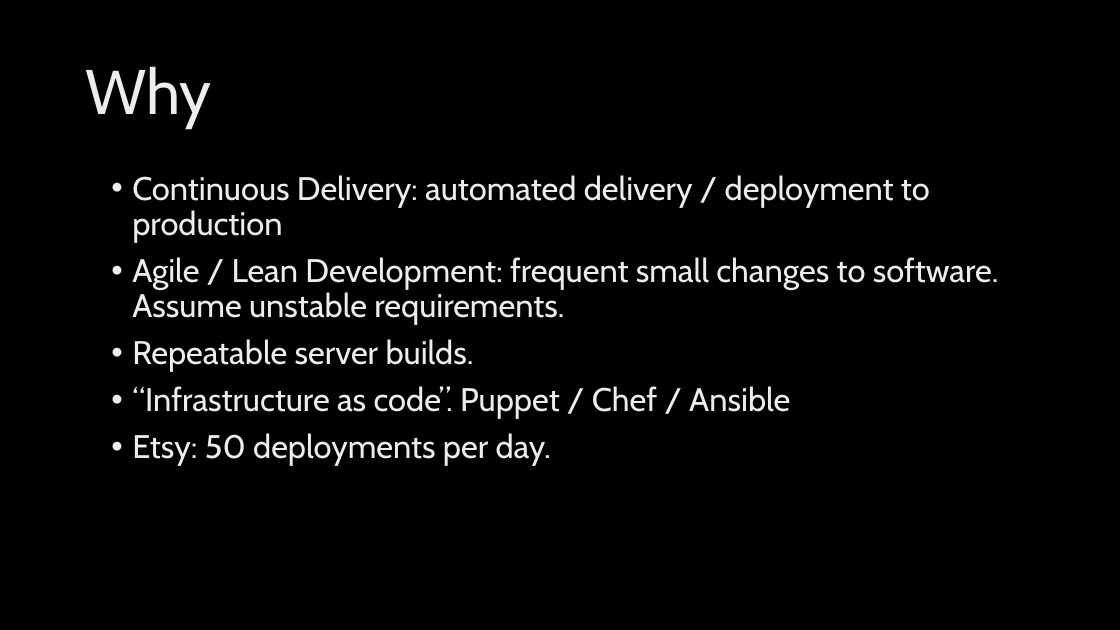
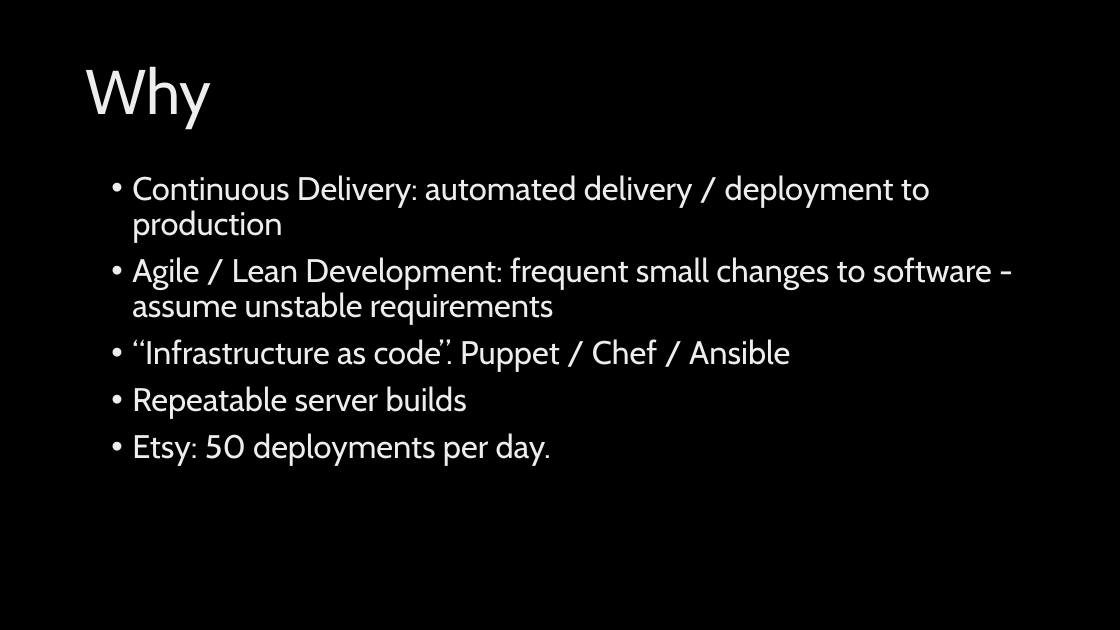
Before and after one commit to poedevop-fm/Database-Refactoring-Demo, a slide deck: slide 4 of Triggers & Refactoring.pptx. Drawn at 1120x630 pixels with LibreOffice and Linux fonts; fonts in the diff are those of the drawing; background and template pictures are left out. Boxes give left, top, right and bottom in pixels: in the first picture for what was removed or moved away, otherwise in the second. Text is boxed around its words. In the diff, an @@ line names an element or a change of style, - is before the commit and + after.

Commit message:
punctuation fixes to one slide

```diff
--- a/Triggers & Refactoring.pptx
+++ b/Triggers & Refactoring.pptx
@@ text at (132, 257, 992, 325): text changed @@
-• Agile / Lean Development: frequent small changes to software. Assume unstable requirements.
-• Repeatable server builds.
+• Agile / Lean Development: frequent small changes to software - assume unstable requirements
@@ text at (132, 386, 467, 419): paragraph added @@
+• Repeatable server builds
```
